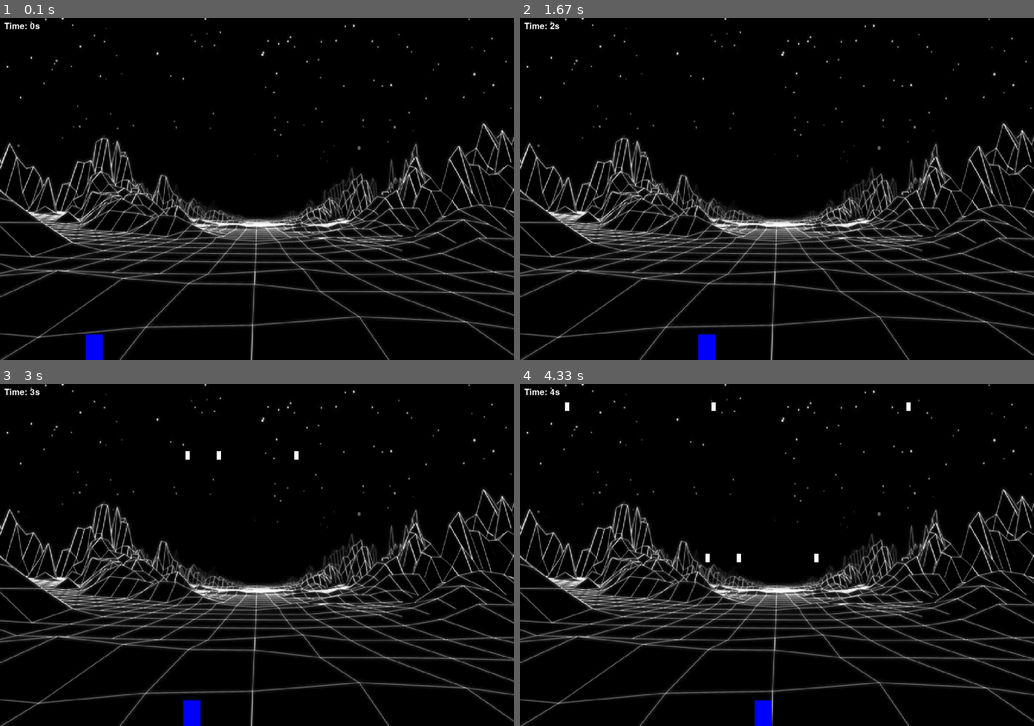
Above: before the commit, frames 1-4 (two rows, left to right).
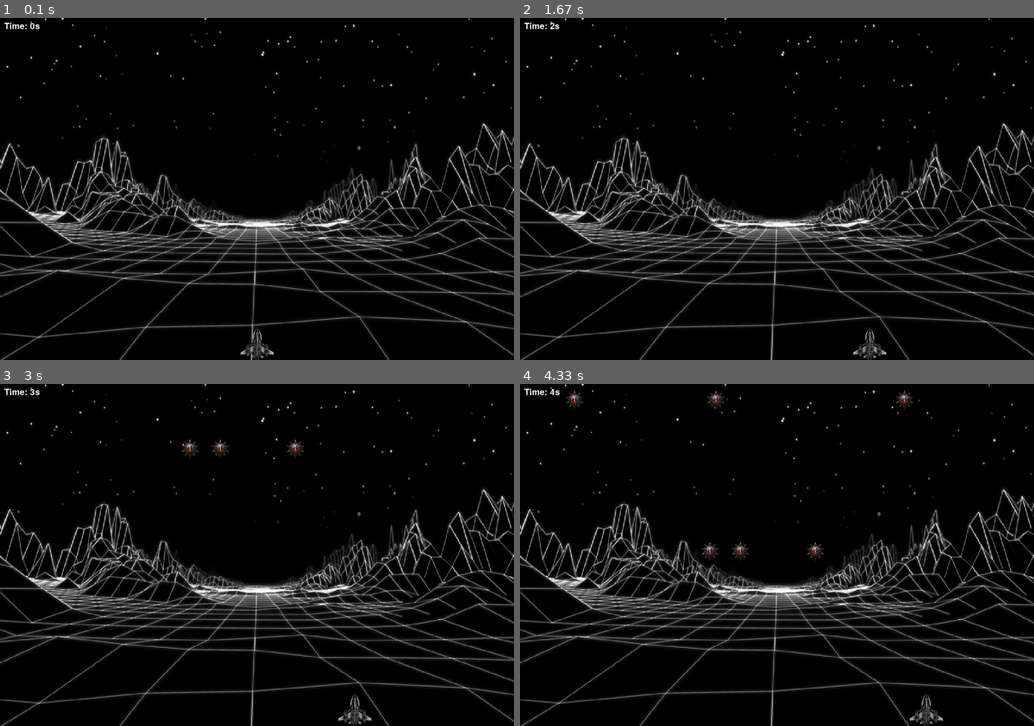
Above: after the commit, the same moments.

Repository: veeoid/Collision-Game-PyGame
Game: pygame game, started from main.py
The game is run twice, just before and just after one commit, with the same random seed, the same clock (stepped at 60 frames per second) and the same inputs.
Inputs:
- Up to frame 1 (0.1 s): no input
- Up to frame 2 (1.67 s): hold Right 0.33-0.8 s; hold Right 0.83-1.3 s; hold Left from 1.33 s (still down)
- Up to frame 3 (3 s): release Left at 1.87 s; hold Left 1.9-2.3 s; hold Right 2.33-2.97 s
- Up to frame 4 (4.33 s): hold Left 3-3.47 s; hold Right 3.5-3.97 s; hold Right from 4 s (still down)

The runs differ from the first frame. In frame 1, 0.5% of the frame differs, in the area x 16-54%, y 90-100%; in frame 2, 0.5%; in frame 3, 0.8%; in frame 4, 1.1%, in the area x 8-83%, y 2-100%.

Commit message:
Updated player-star icons

Diff:
--- a/main.py
+++ b/main.py
@@ -9,15 +9,24 @@
 
 pygame.display.set_caption("Collision Game")
 
-BG = pygame.transform.scale(pygame.image.load("game_bg.png"), (WIDTH, HEIGHT))
-
-PLAYER_WIDTH = 40
-PLAYER_HEIGHT = 60
+PLAYER_WIDTH = 80
+PLAYER_HEIGHT = 80
 PLAYER_VEL = 6
 
-STAR_WIDTH = 10
-STAR_HEIGHT = 20
+STAR_WIDTH = 50
+STAR_HEIGHT = 50
 STAR_VEL = 3
+
+
+BG = pygame.transform.scale(pygame.image.load("game_bg.png"), (WIDTH, HEIGHT))
+# remove background from player image
+PLAYER_IMG = pygame.transform.scale(
+    pygame.image.load("spaceship.png"), (PLAYER_WIDTH, PLAYER_HEIGHT)
+)
+STAR_IMG = pygame.transform.scale(
+    pygame.image.load("star.png"), (STAR_WIDTH, STAR_HEIGHT)
+)
+
 
 FONT = pygame.font.SysFont("comicsans", 30)
 
@@ -28,10 +37,10 @@
     time_text = FONT.render(f"Time: {round(elapsed_time)}s", 1, "white")
     WIN.blit(time_text, (10, 10))
 
-    pygame.draw.rect(WIN, "blue", player)
+    WIN.blit(PLAYER_IMG, (player.x, player.y))
 
     for star in stars:
-        pygame.draw.rect(WIN, "white", star)
+        WIN.blit(STAR_IMG, (star.x, star.y))
 
     pygame.display.update()
 
@@ -40,7 +49,12 @@
 def main():
     run = True
 
-    player = pygame.Rect(200, HEIGHT - PLAYER_HEIGHT, PLAYER_WIDTH, PLAYER_HEIGHT)
+    player = pygame.Rect(
+        WIDTH / 2 - PLAYER_WIDTH / 2,
+        HEIGHT - PLAYER_HEIGHT,
+        PLAYER_WIDTH,
+        PLAYER_HEIGHT,
+    )
     clock = pygame.time.Clock()
 
     start_time = time.time()
Binary file added: spaceship.png
Binary file added: star.png
